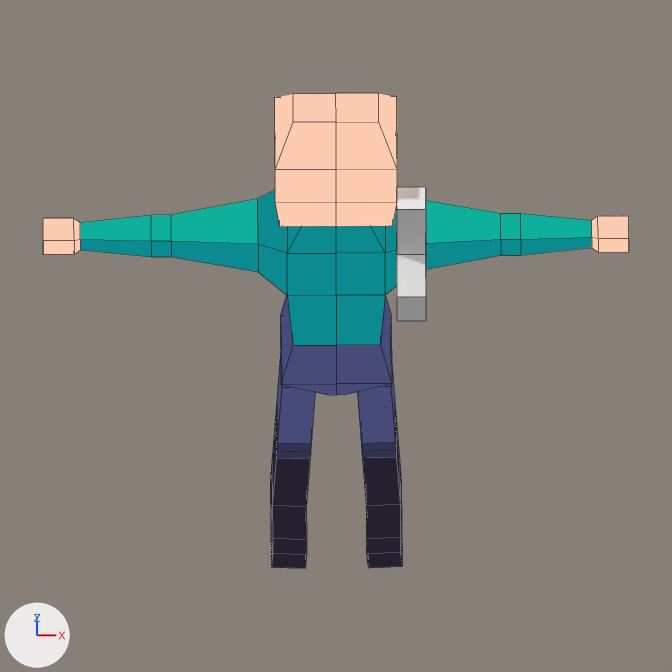
A saved change to the Blender file bleed-client/blender/Man-Handgun.blend.
Camera for both pictures: the file's camera 'Camera'. Arrows for +X, +Y and +Z are at lower left; the lights stay in place. Mesh edges are drawn as thin lines.

Objects in the first picture: 'Character', 'Handgun'.
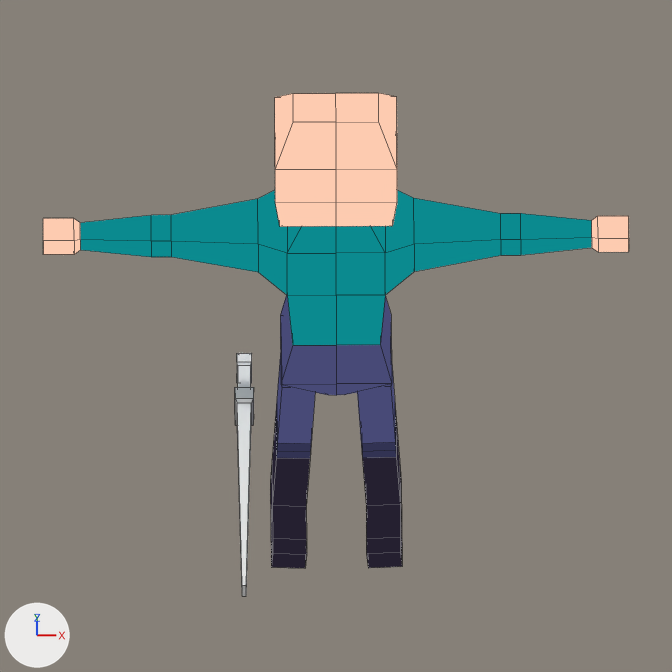
The edits, one by one:
me_cube_001 has 98 vertices, 86 faces and spans x 0.0..5.97, y -1.05..1.82, z -3.81..7.66.
me_cube_001 is used by ob_character; location (0.0, 0.0, 0.209); rotation (0.0, 0.0, 3.149), in degrees (0, 0, 180); scale (0.0584, 0.0584, 0.0584).
me_cube_001 part 1: texture (UV) coordinates of 3 of 86 faces, centred in x 2.48..4.49, y 0.0, z 4.17..4.29, changed; they spanned u 0.65..0.65, v 0.11..0.11 and now span u 0.63..0.64, v 0.52..0.64.
Mesh me_cube_003 is new.
It has 36 vertices, 34 faces and spans x -1.0..1.0, y -0.39..1.29, z -1.0..1.0.
Object 'Handgun' (ob_handgun) is now hidden.
Object 'Sword' (ob_sword) is new; it shows me_cube_003.
Its location is (-0.109, -0.255, 0.187).
Its scale is (0.0113, 0.231, 0.0226).

Pixel boxes [x1, y1, x2, y2] of what changed, in the pictures (672 x 672 px):
'Handgun', hidden: before [397, 187, 426, 321]
'Sword', added: after [235, 353, 254, 596]
part 1 of me_cube_001, surface changed: before [80, 199, 592, 244]; after [80, 198, 592, 244]
